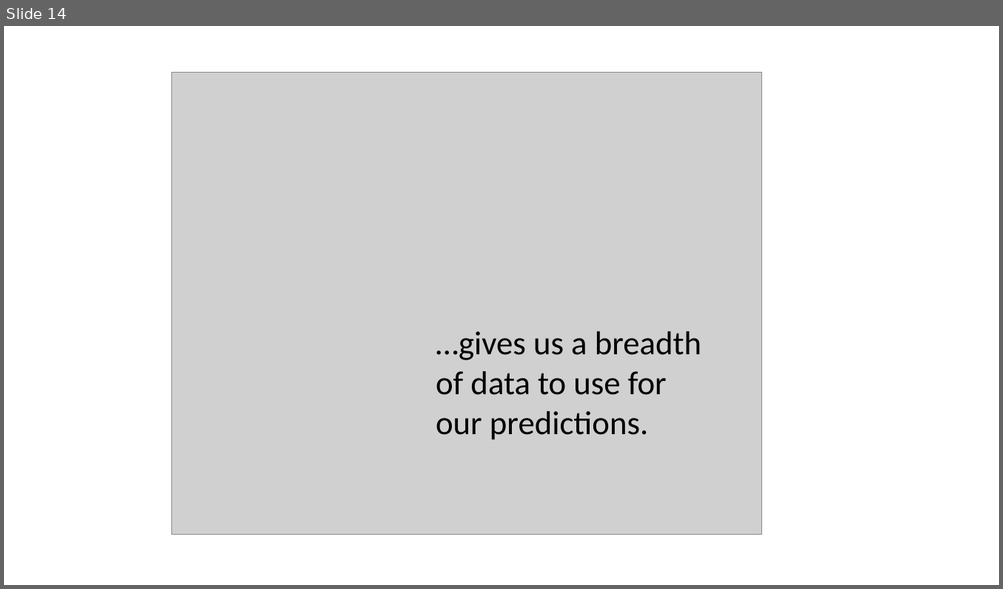
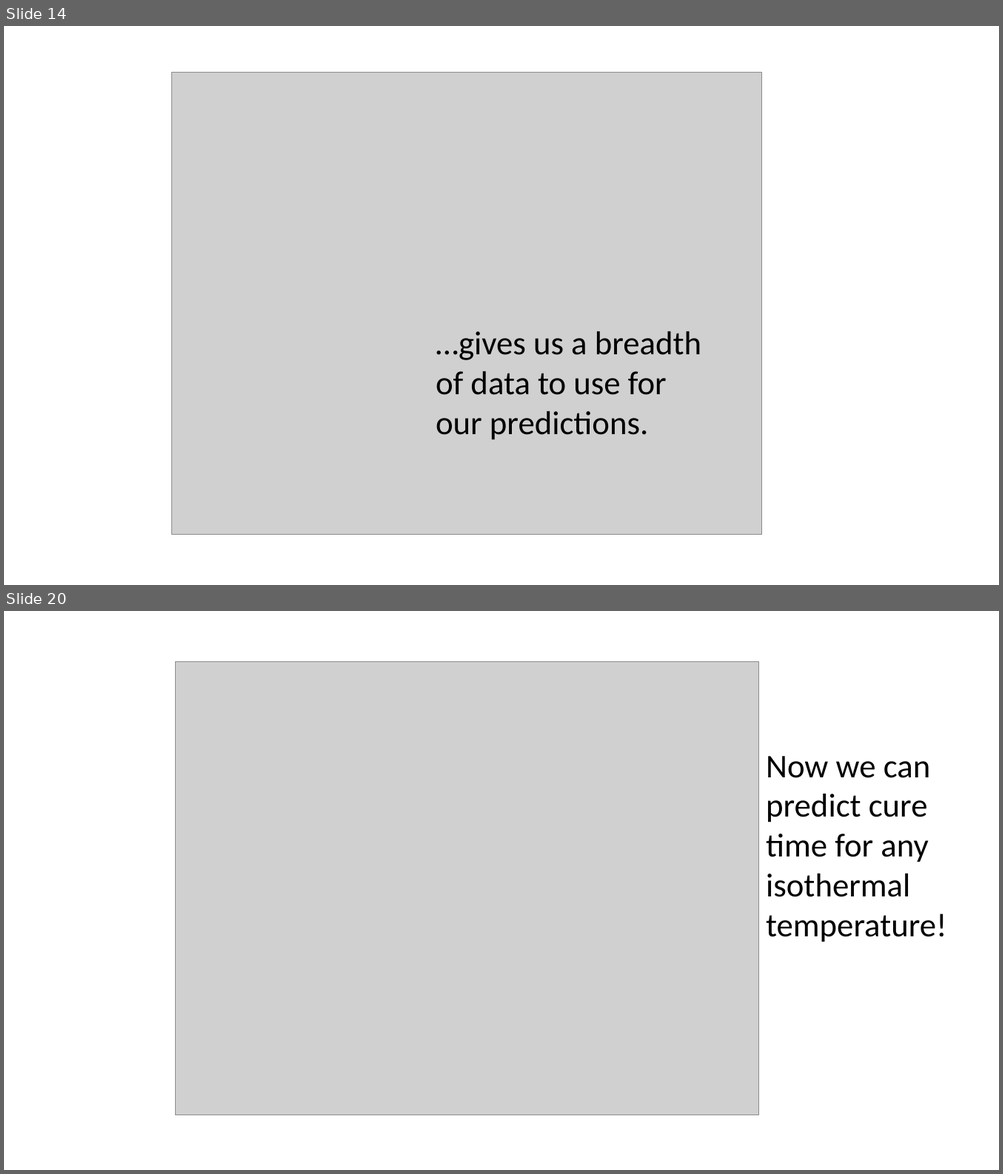
Before and after one commit to craiglawrie/TimeAtTemperature, a slide deck: images/Time-At-Temperature-Presentation.pptx. Shown one above the other, each under a label of ours: slide 14 before the commit, slides 14 and 20 after it; the slides between them are not shown. The pictures are 1003x589 and 1003x1174 pixels, drawn with LibreOffice and Linux fonts; fonts in the diff are those of the drawing; grey boxes stand for pictures. Boxes give left, top, right and bottom in pixels: in the first picture for what was removed or moved away, otherwise in the second. Text is boxed around its words. In the diff, an @@ line names an element or a change of style, - is before the commit and + after.

```diff
--- a/images/Time-At-Temperature-Presentation.pptx
+++ b/images/Time-At-Temperature-Presentation.pptx
@@ slide 20 added at (4, 611, 999, 1170), background #FFFFFF @@
@@ picture added at (175, 662, 758, 1116) @@
@@ text added at (765, 756, 947, 943), 32 pt, text #000000 @@
+Now we can predict cure time for any isothermal temperature!
```
Also in this commit, not shown: 1 slide changed, 7 other slides added, 4 other files.
